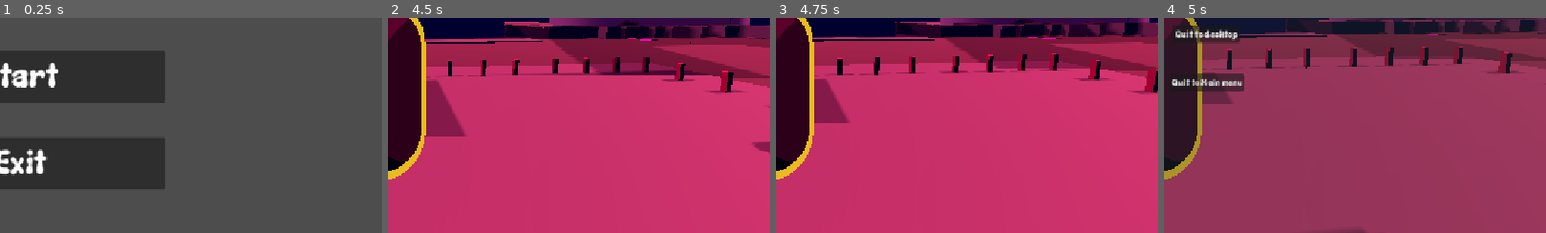
Above: before the commit, frames 1-4 (left to right).
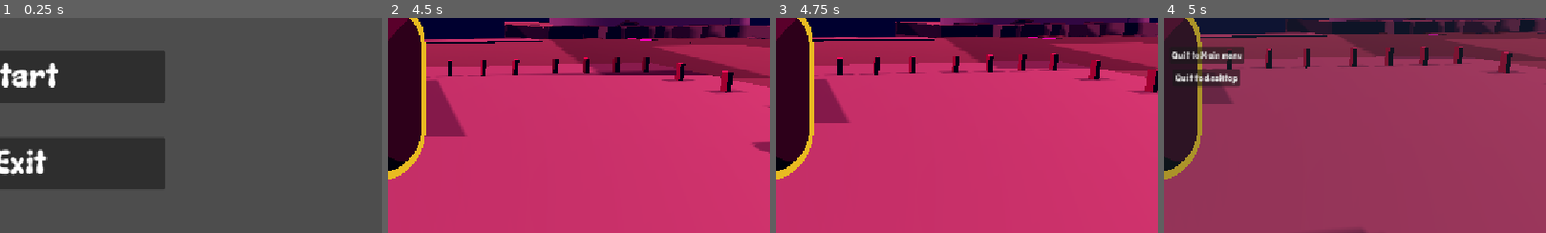
Above: after the commit, the same moments.

Repository: gamedagamez-dev/DownForTheCountGMTK2026
Game: Godot game, scene res://Scenes/UI/MainMenu/MainMenu.tscn
Same seed, same stepped clock (60 frames per second), same inputs: the game is played once before the commit and once after it.
Inputs (mouse positions are % of the whole screen's width and height, from its top left):
- Up to frame 1 (0.25 s): no input
- Up to frame 2 (4.5 s): click "Start" at 0.5 s; tap Enter (ui_accept) at 1.25 s; move the mouse to (55, 50) at 1.27 s; hold W (move_forward) from 1.28 s (still down); tap E (interaction) at 1.35, 2.1, 3.05, 3.6, 4.35 s; tap Space (movement_jump) at 1.52, 2.27, 3.77 s; move the mouse to (45, 50) at 2.02 s; move the mouse to (52, 48) at 2.77 s; hold Shift (movement_sprint) 2.78-3.53 s; move the mouse to (49, 52) at 3.52 s; move the mouse to (57, 51) at 4.27 s
- Up to frame 3 (4.75 s): keep holding W (move_forward); tap Space (movement_jump) at 4.52 s
- Up to frame 4 (5 s): keep holding W (move_forward); tap Escape (ui_cancel) at 4.9 s
The pictures show only the part of the screen within x 44-94%, y 44-94%; the shares and areas given below are measured in that part.

Frames 1-3 are identical in both runs. In frame 4, 3.3% of the frame differs, in the area x 2-21%, y 3-35%.

Commit message:
fix ui and set global score

Diff:
--- a/Scenes/Player/player_3d.gd
+++ b/Scenes/Player/player_3d.gd
@@ -58,8 +58,6 @@
 	if event.is_action_released("movement_sprint"):
 		sprinting = false
 
-	# Release the mouse cursor if the player presses UI Cancel (Escape key by default)
-
 
 func _physics_process(delta: float) -> void:
 	if not is_on_floor():
--- a/Scenes/UI/PauseMenu/pause_menu.tscn
+++ b/Scenes/UI/PauseMenu/pause_menu.tscn
@@ -60,9 +60,9 @@
 [node name="QuitContainer" type="Control" parent="." unique_id=2117172550]
 anchors_preset = 0
 offset_left = 556.0
-offset_top = 300.0
+offset_top = 366.0
 offset_right = 596.0
-offset_bottom = 340.0
+offset_bottom = 406.0
 mouse_filter = 1
 
 [node name="ExitButton" type="Button" parent="QuitContainer" unique_id=513520193]
@@ -75,9 +75,9 @@
 [node name="MainMenucontainer" type="Control" parent="." unique_id=1512015207]
 anchors_preset = 0
 offset_left = 556.0
-offset_top = 333.0
+offset_top = 292.0
 offset_right = 596.0
-offset_bottom = 373.0
+offset_bottom = 332.0
 mouse_filter = 1
 
 [node name="MainMenuButton" type="Button" parent="MainMenucontainer" unique_id=1830346266]
--- a/Scenes/UI/PlayerUi/player_ui.gd
+++ b/Scenes/UI/PlayerUi/player_ui.gd
@@ -8,6 +8,7 @@
 
 func updateVampKissed(numKissed: int) -> void:
 	kisscounter.text = str(numKissed)
+	Global.current_score = numKissed
 
 func _on_timer_label_timer_finished() -> void:
 	get_tree(). change_scene_to_file("res://Scenes/UI/endScreen/end_screen.tscn")
